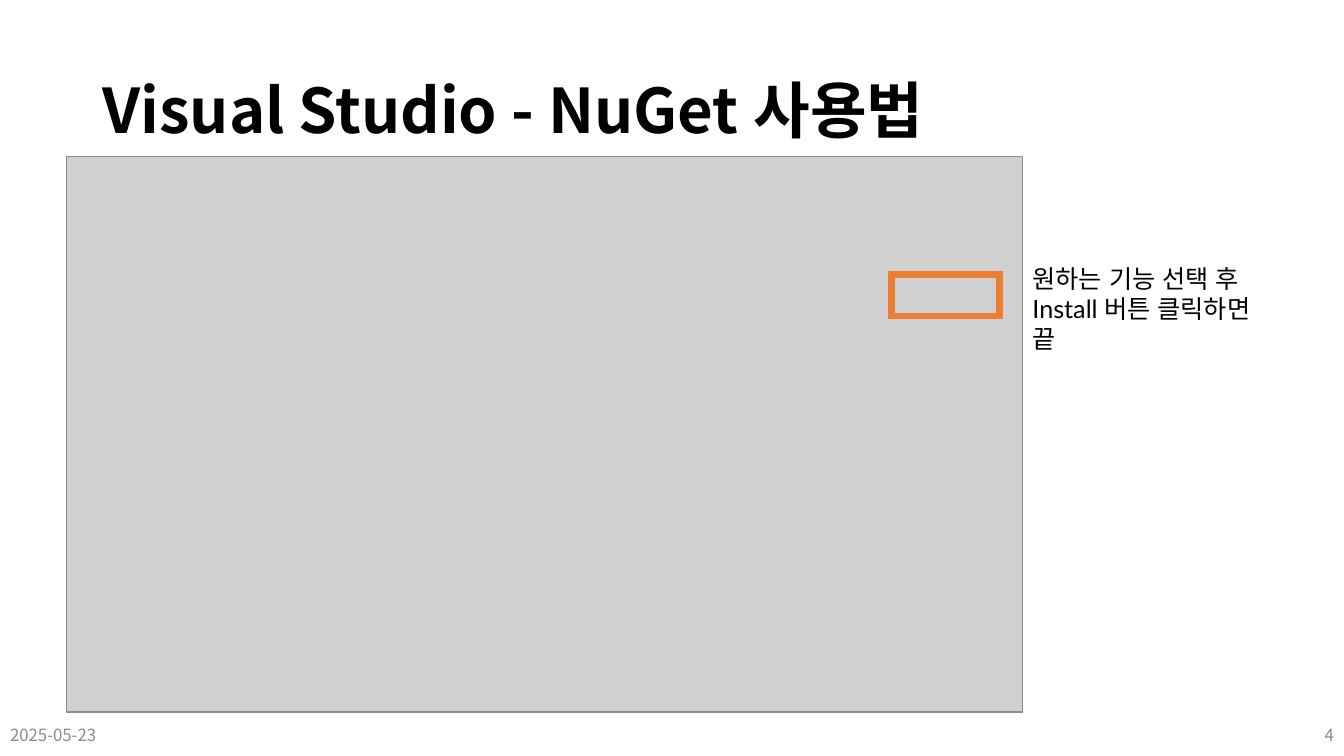
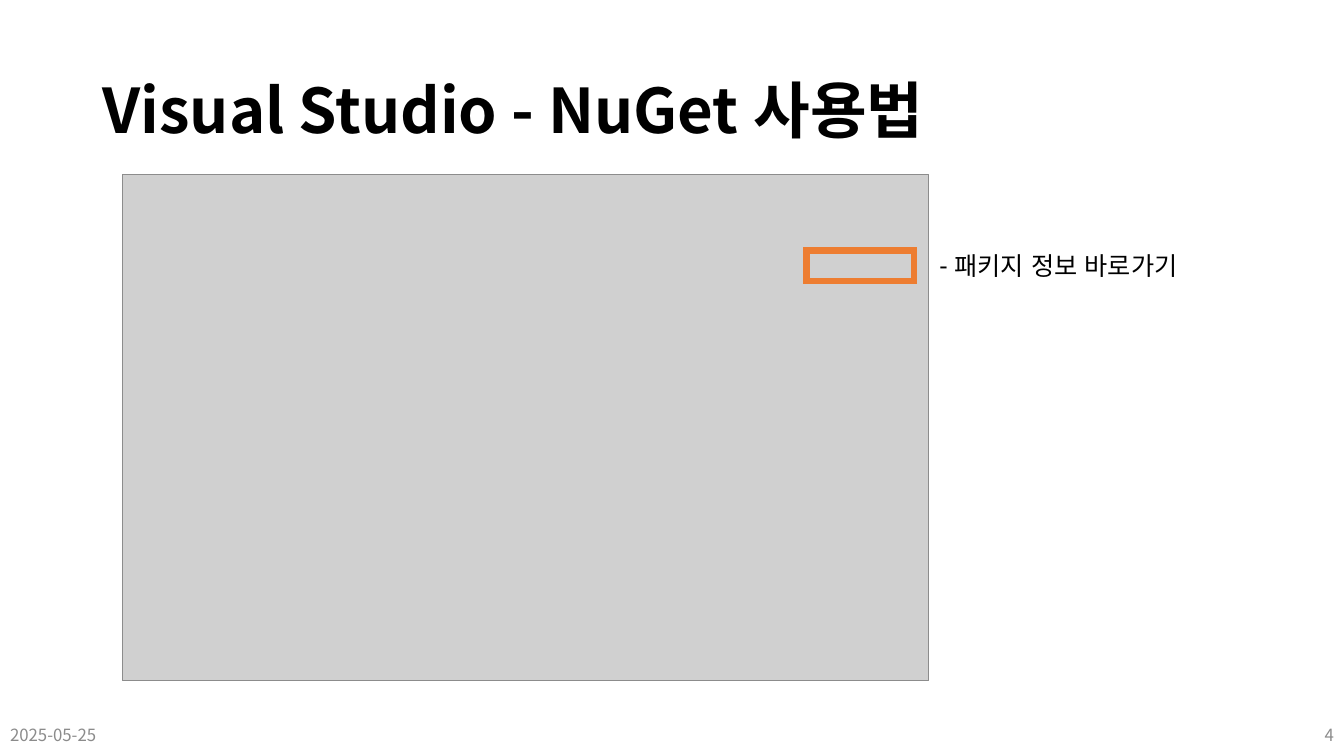
Before and after one commit to Leader-Lesson/KDT_SF_Short_5th, a slide deck: slide 4 of material/19_CSharp_WPF (디자인 패턴).pptx. Drawn at 1344x756 pixels with LibreOffice and Linux fonts; fonts in the diff are those of the drawing; grey boxes stand for pictures; background and template pictures are left out. Boxes give left, top, right and bottom in pixels: in the first picture for what was removed or moved away, otherwise in the second. Text is boxed around its words. In the diff, an @@ line names an element or a change of style, - is before the commit and + after.

Commit message:
lecture ready : 250526

```diff
--- a/material/19_CSharp_WPF (디자인 패턴).pptx
+++ b/material/19_CSharp_WPF (디자인 패턴).pptx
@@ picture: place and size @@
-picture at [67,157,1022,713]
+picture at [122,174,929,682]
@@ rectangle: place and size @@
-rectangle at [891,274,999,316]
+rectangle at [807,250,914,280]
@@ rectangle added at [930,245,1233,285], outline #FFFFFF 0.75 pt, 18 pt, text #000000 @@
+- 패키지 정보 바로가기
@@ text removed at [1032,267,1251,320] @@
-원하는 기능 선택 후
-Install 버튼 클릭하면 끝
@@ text at [10,728,96,741]: text changed @@
-2025-05-23
+2025-05-25
```
Also in this commit, not shown: 17 other slides changed, 8 slides removed, 8 other files.
